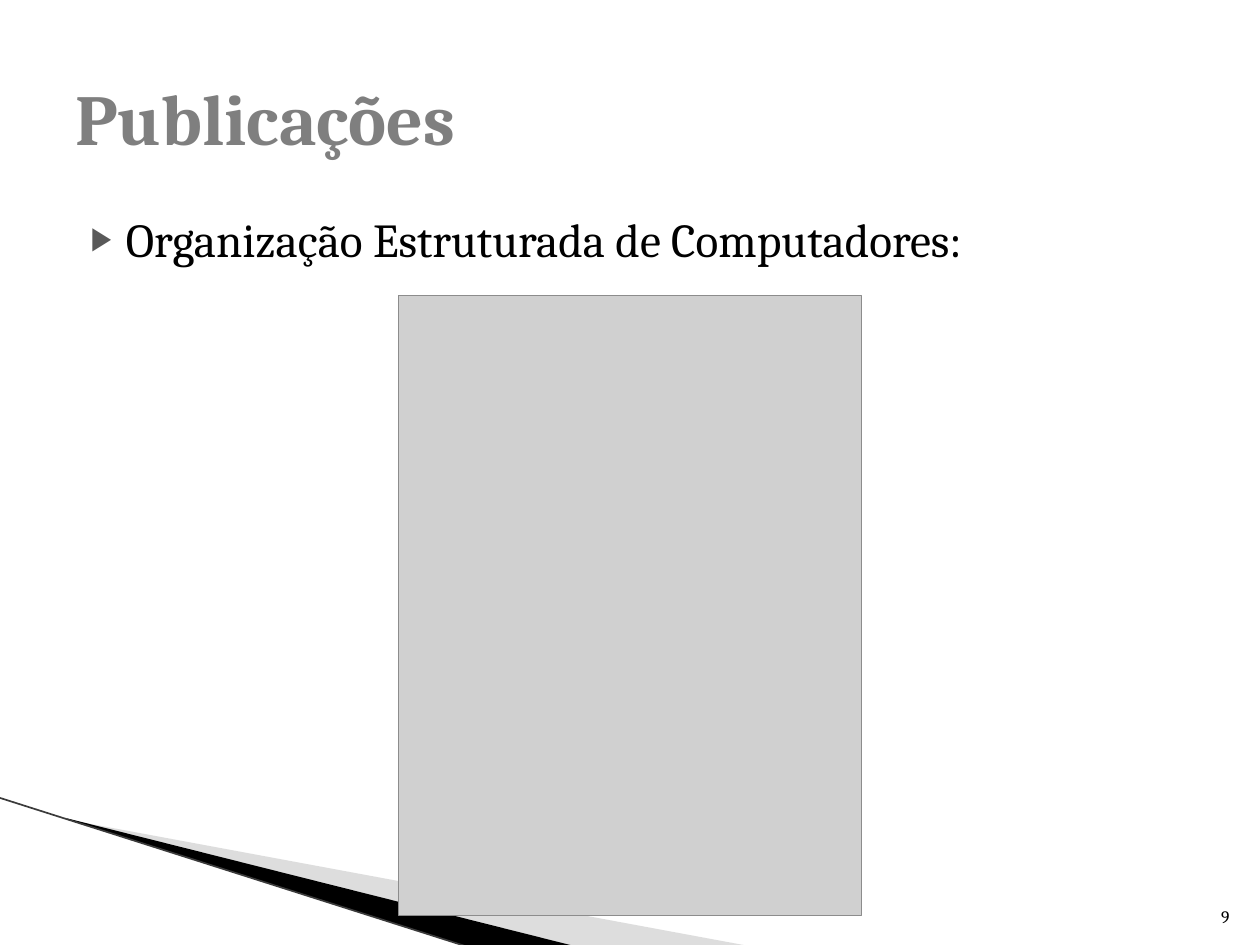
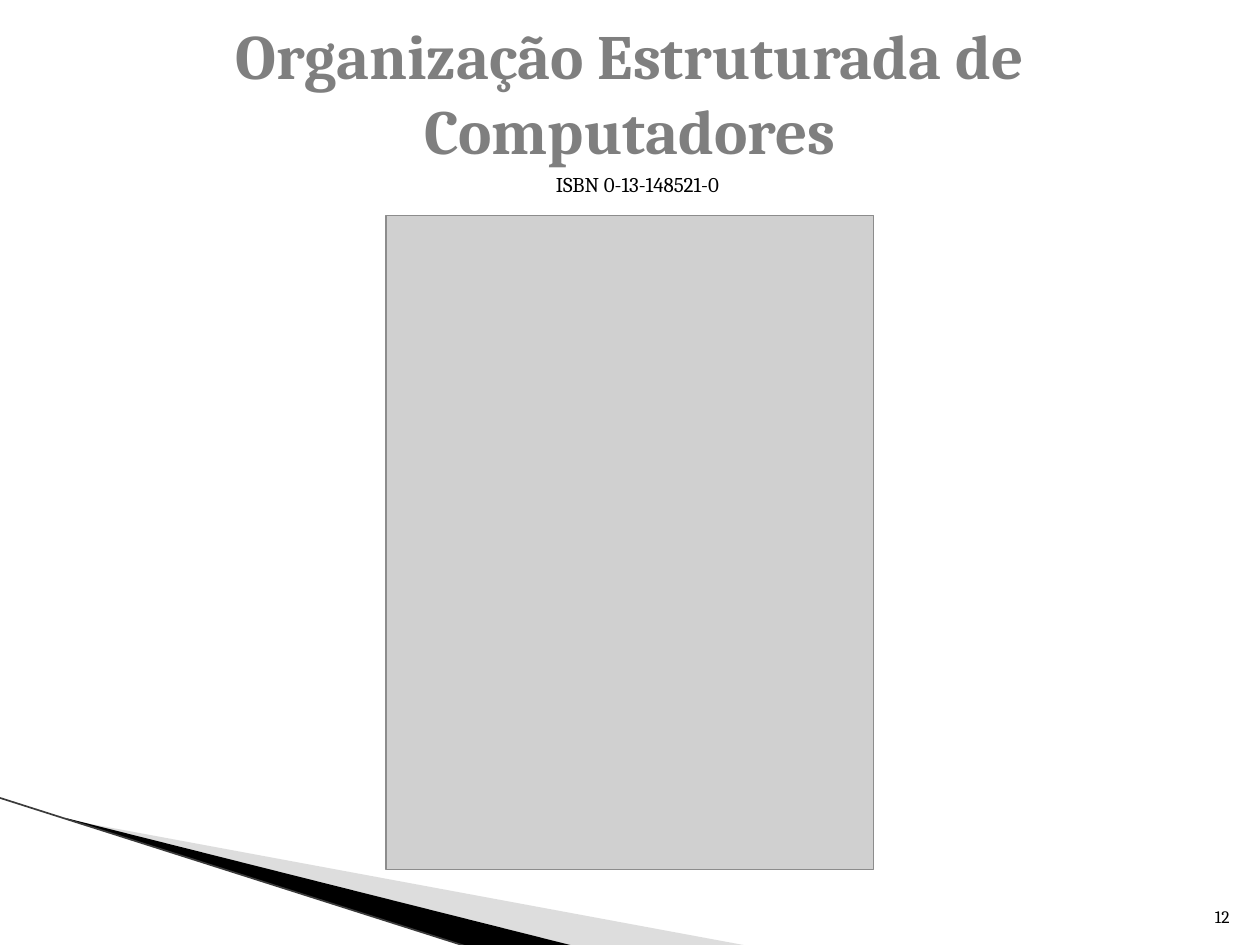
Before and after one commit to WhoisBsa/Faculdade, a slide deck: slide 12 of 3º Periodo Computação/S.O/Trabalho Tanenbaum/Tanenbaum.pptx (slide 9 before the commit). Drawn at 1260x945 pixels with LibreOffice and Linux fonts; fonts in the diff are those of the drawing; grey boxes stand for pictures; background and template pictures are left out. Boxes give left, top, right and bottom in pixels: in the first picture for what was removed or moved away, otherwise in the second. Text is boxed around its words. In the diff, an @@ line names an element or a change of style, - is before the commit and + after.

```diff
--- a/3º Periodo Computação/S.O/Trabalho Tanenbaum/Tanenbaum.pptx
+++ b/3º Periodo Computação/S.O/Trabalho Tanenbaum/Tanenbaum.pptx
@@ title "Organização Estruturada de Computadores" at box(236, 35, 1024, 167): vertical alignment top to middle @@
@@ title at box(236, 35, 1024, 167): text changed; size 27 to 36 pt; text colour #000000 to #7F7F7F; bold on @@
-▶ Organização Estruturada de Computadores:
+Organização Estruturada de Computadores
@@ title removed at box(75, 95, 455, 160) @@
-Publicações
@@ text added at box(556, 178, 719, 192), 12 pt, text #000000 @@
+ISBN 0-13-148521-0
@@ picture: place and size @@
-picture at box(398, 295, 861, 915)
+picture at box(386, 215, 873, 869)
@@ page number at box(1215, 911, 1230, 923): text changed @@
-9
+12
```
Also in this commit, not shown: 7 other slides changed, 6 slides added, 4 slides removed.
